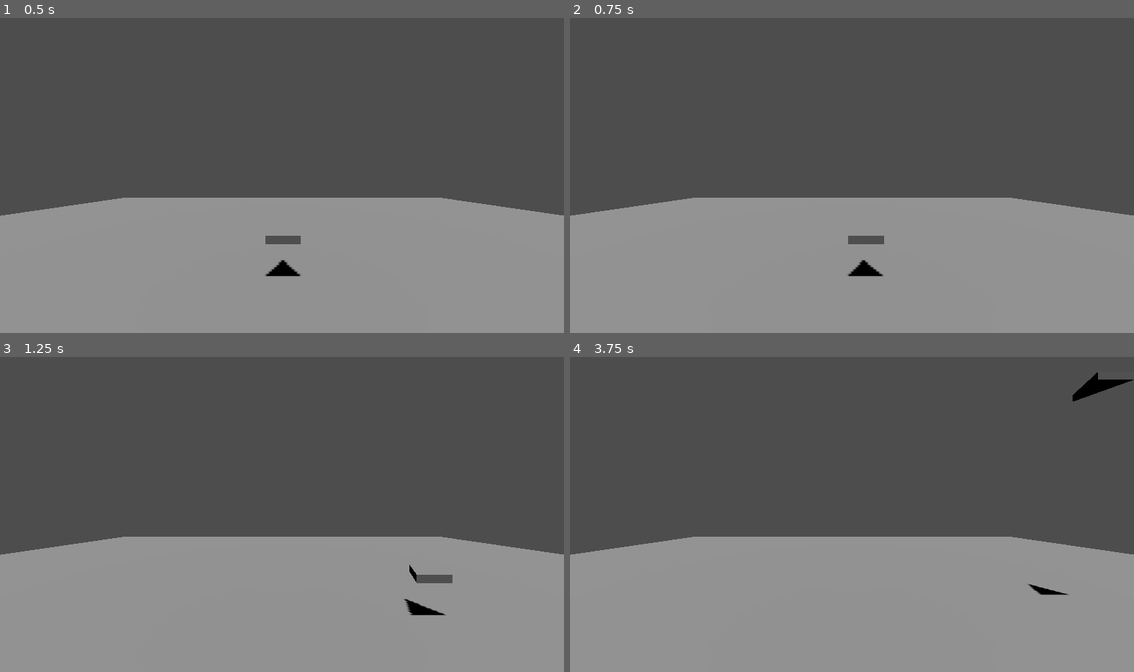
Above: before the commit, frames 1-4 (two rows, left to right).
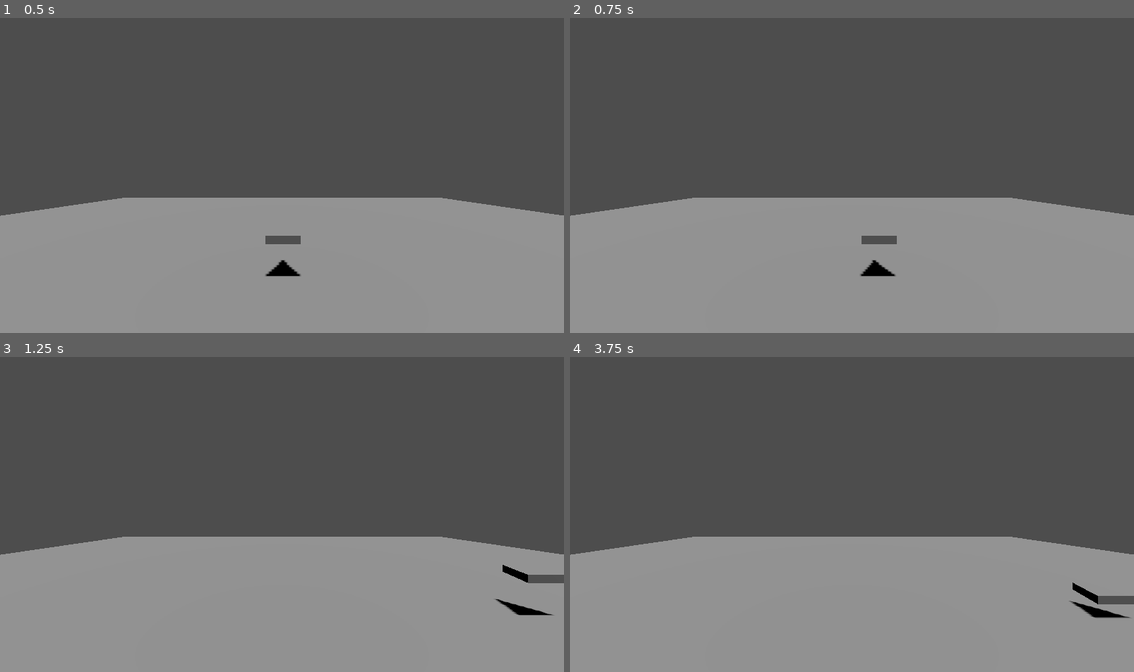
Above: after the commit, the same moments.

Repository: fredchien3/20-game-challenge
Game: Godot game, scene res://main/main.tscn
The game is run twice, just before and just after one commit, with the same random seed, the same clock (stepped at 60 frames per second) and the same inputs.
Inputs:
- Up to frame 1 (0.5 s): no input
- Up to frame 2 (0.75 s): tap Enter at 0.5 s; hold D (move_right) from 0.53 s (still down)
- Up to frame 3 (1.25 s): keep holding D (move_right)
- Up to frame 4 (3.75 s): release D (move_right) at 1.28 s; hold S (move_down) 1.28-2.03 s; tap Space at 2 s; hold D (move_right) 2.03-2.78 s; tap Enter at 2.75 s; hold W (move_up) 2.78-3.53 s; hold A (move_left) from 3.53 s (still down)

Frame 1 is identical in both runs. In frame 2, 0.3% of the frame differs, in the area x 49-58%, y 69-83%; in frame 3, 0.9%; in frame 4, 0.9%, in the area x 81-100%, y 4-83%.

Commit message:
Adjust Ship braking logic

Diff:
--- a/8--star-fox/ship/ship.gd
+++ b/8--star-fox/ship/ship.gd
@@ -2,7 +2,7 @@
 
 # How fast the player moves in meters per second.
 @export var speed = 0.5
-var brake_speed = speed * 0.5
+var brake_speed = speed * 1.5
 
 var target_velocity = Vector3.ZERO
 
@@ -22,8 +22,13 @@
 	target_velocity.x += direction.x * speed
 	target_velocity.y += direction.y * speed
 
-
-	target_velocity = target_velocity.move_toward(Vector3.ZERO, brake_speed)
+	if (
+			not Input.is_action_pressed("move_right")\
+			and not Input.is_action_pressed("move_left")\
+			and not Input.is_action_pressed("move_up")\
+			and not Input.is_action_pressed("move_down")
+	):
+		target_velocity = target_velocity.move_toward(Vector3.ZERO, brake_speed)
 
 	velocity = target_velocity
 	move_and_slide()
